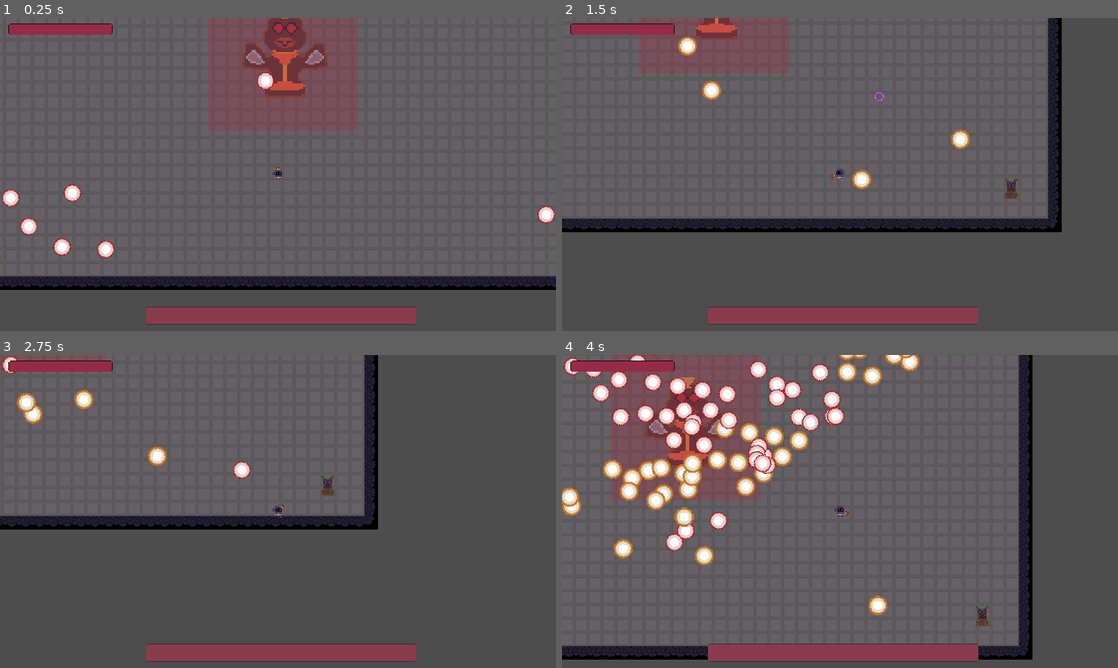
Above: before the commit, frames 1-4 (two rows, left to right).
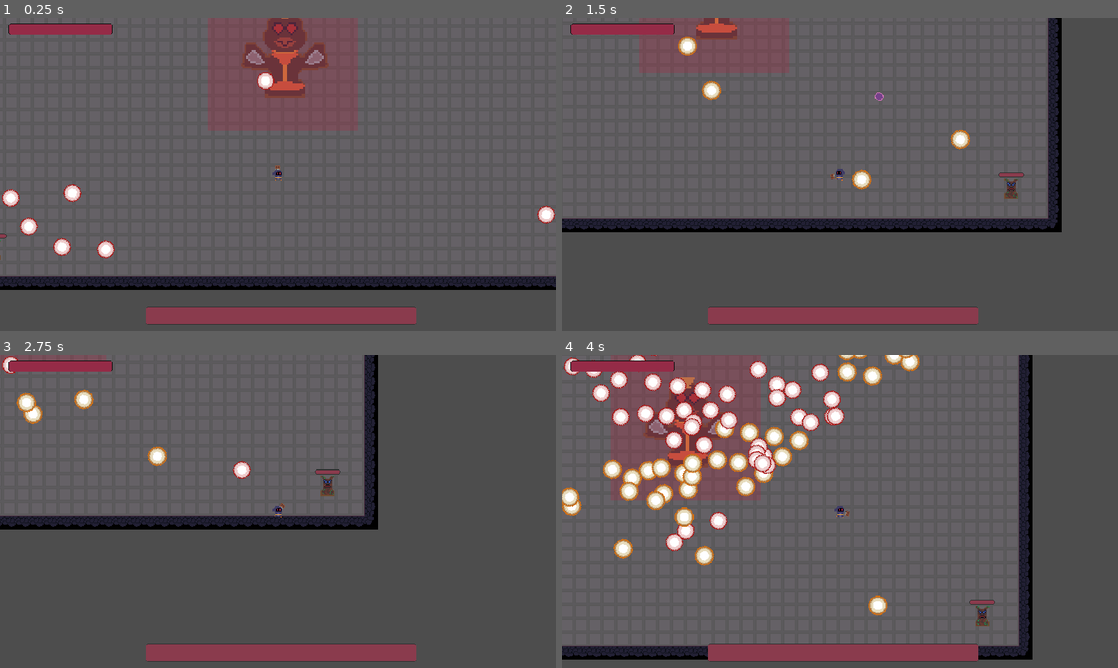
Above: after the commit, the same moments.

Repository: Arssin/Bullet_Hell_Jam
Game: Godot game, scene res://scenes/Level5.tscn
The game is run twice, just before and just after one commit, with the same random seed, the same clock (stepped at 60 frames per second) and the same inputs. This scene is started directly instead of the project's main scene.
Inputs (mouse positions are in pixels of both pictures, inside the frame that each line leads up to):
- Up to frame 1 (0.25 s): no input
- Up to frame 2 (1.5 s): move the mouse to (962, 158) at 0.52 s; hold D (move_right) 0.53-1.28 s; click (962, 158) at 0.6 s; move the mouse to (728, 190) at 1.27 s; hold S (move_down) from 1.28 s (still down); tap Space (dash) at 1.35 s
- Up to frame 3 (2.75 s): move the mouse to (333, 442) at 2.02 s; release S (move_down) at 2.03 s; hold D (move_right) from 2.03 s (still down); tap E (player_action) at 2.1 s
- Up to frame 4 (4 s): move the mouse to (812, 574) at 2.77 s; release D (move_right) at 2.78 s; hold W (move_up) 2.78-3.53 s; click (812, 574) at 2.85 s; move the mouse to (1006, 558) at 3.52 s; hold Left (move_left) from 3.53 s (still down); tap Space (dash) at 3.6 s

The runs differ from the first frame. In frame 1, less than 0.1% of the frame differs, in the area x 0-2%, y 68-71%; in frame 2, less than 0.1%; in frame 3, less than 0.1%, in the area x 56-62%, y 36-39%; in frame 4, less than 0.1%.

Commit message:
mini totem prepare

Diff:
--- a/scenes/mini_totem.tscn
+++ b/scenes/mini_totem.tscn
@@ -1,6 +1,8 @@
-[gd_scene load_steps=4 format=3 uid="uid://dyi1y4j85n05j"]
+[gd_scene load_steps=6 format=3 uid="uid://dyi1y4j85n05j"]
 
+[ext_resource type="Script" path="res://scripts/mini_totem.gd" id="1_huu00"]
 [ext_resource type="Texture2D" uid="uid://bl636xapjxs4v" path="res://assets/MiniTotem.png" id="1_xv6t5"]
+[ext_resource type="PackedScene" uid="uid://cc5tjpexngnx5" path="res://ui/health_bar.tscn" id="2_nxqc8"]
 
 [sub_resource type="SpriteFrames" id="SpriteFrames_turqe"]
 animations = [{
@@ -18,6 +20,7 @@
 
 [node name="MiniTotem" type="CharacterBody2D"]
 collision_layer = 2
+script = ExtResource("1_huu00")
 
 [node name="AnimatedSprite2D" type="AnimatedSprite2D" parent="."]
 sprite_frames = SubResource("SpriteFrames_turqe")
@@ -25,3 +28,9 @@
 [node name="CollisionShape2D" type="CollisionShape2D" parent="."]
 position = Vector2(0, 0.5)
 shape = SubResource("RectangleShape2D_pilp2")
+
+[node name="HealthBar" parent="." instance=ExtResource("2_nxqc8")]
+offset_left = -16.0
+offset_top = -19.0
+offset_right = 16.0
+offset_bottom = -13.0
--- /dev/null
+++ b/scripts/mini_totem.gd
@@ -0,0 +1,19 @@
+extends CharacterBody2D
+
+var max_health = 100
+var health = 100
+
+func _ready():
+	$HealthBar.max_value = max_health
+	$HealthBar.value = health
+
+
+func get_hit(value):
+	health = health - (value + PlayerGlobals.additional_dmg)
+	$HealthBar.update_healthbar(health)
+	if health <= 0:
+		die()
+
+
+func die():
+	queue_free()
